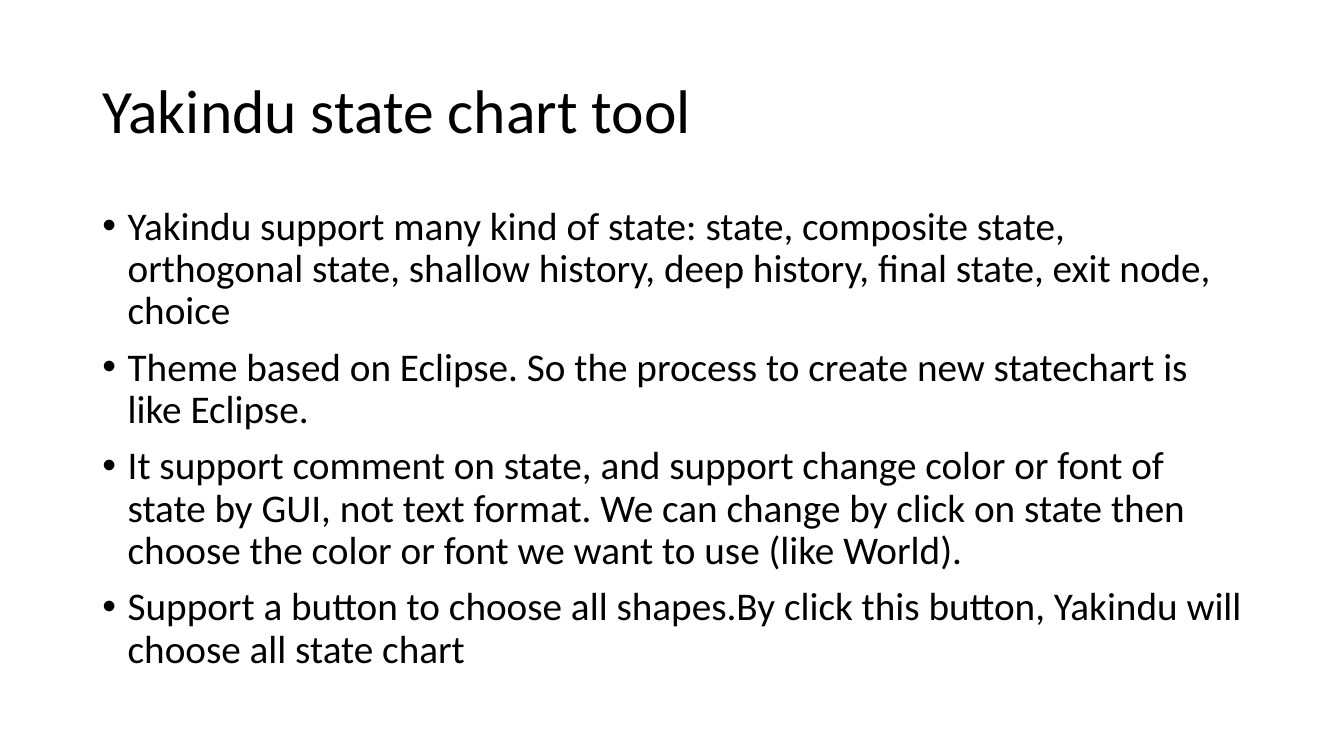
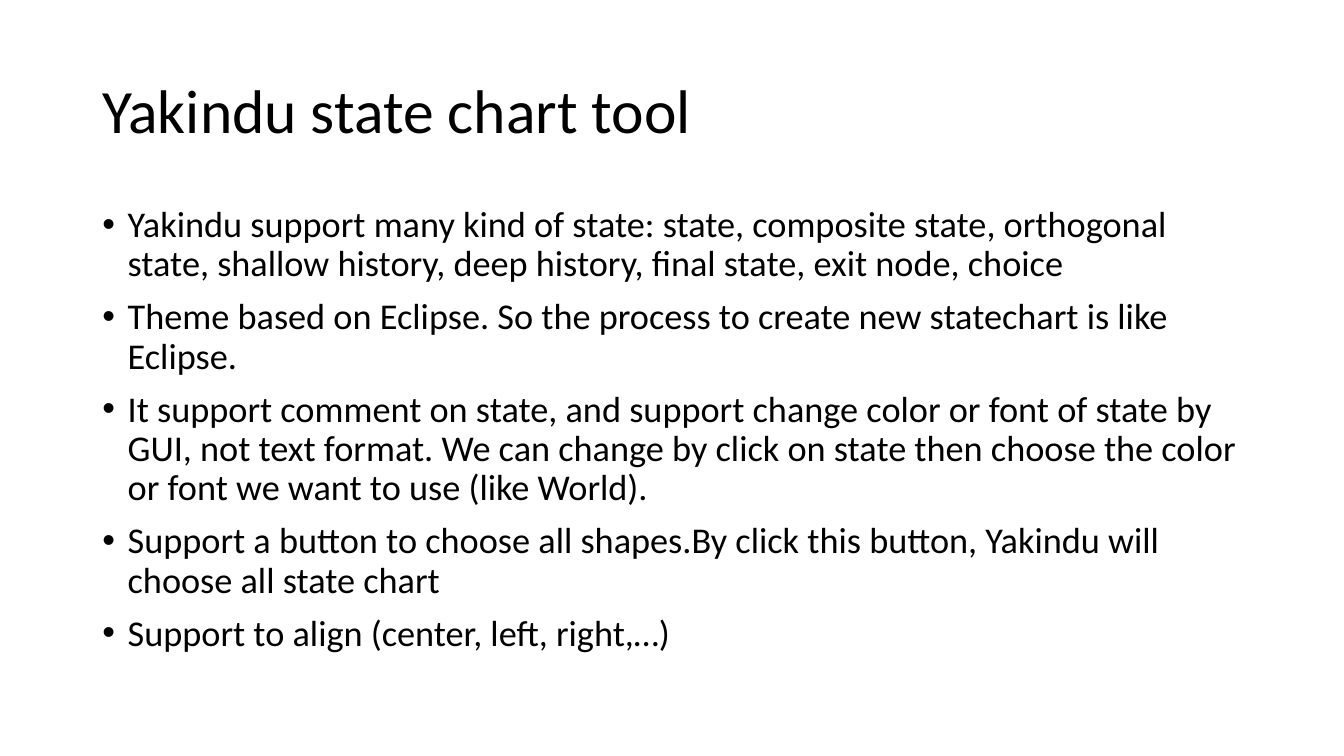
Before and after one commit to tearpolaris/Linux, a slide deck: slide 15 of QT CREATOR.pptx. Drawn at 1344x756 pixels with LibreOffice and Linux fonts; fonts in the diff are those of the drawing. Boxes give left, top, right and bottom in pixels: in the first picture for what was removed or moved away, otherwise in the second. Text is boxed around its words. In the diff, an @@ line names an element or a change of style, - is before the commit and + after.

```diff
--- a/QT CREATOR.pptx
+++ b/QT CREATOR.pptx
@@ text at bbox=[128, 211, 1235, 594]: size 28 to 25.9 pt @@
@@ text at bbox=[128, 619, 670, 653]: paragraph added @@
+• Support to align (center, left, right,…)
```
Also in this commit, not shown: 1 slide added.
